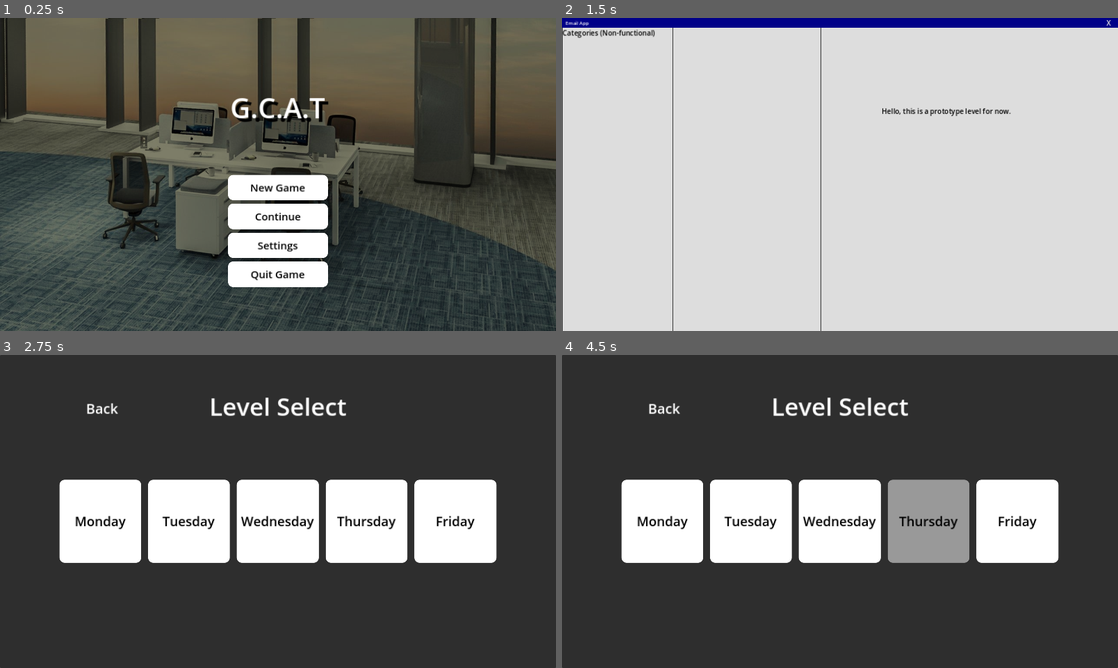
Above: before the commit, frames 1-4 (two rows, left to right).
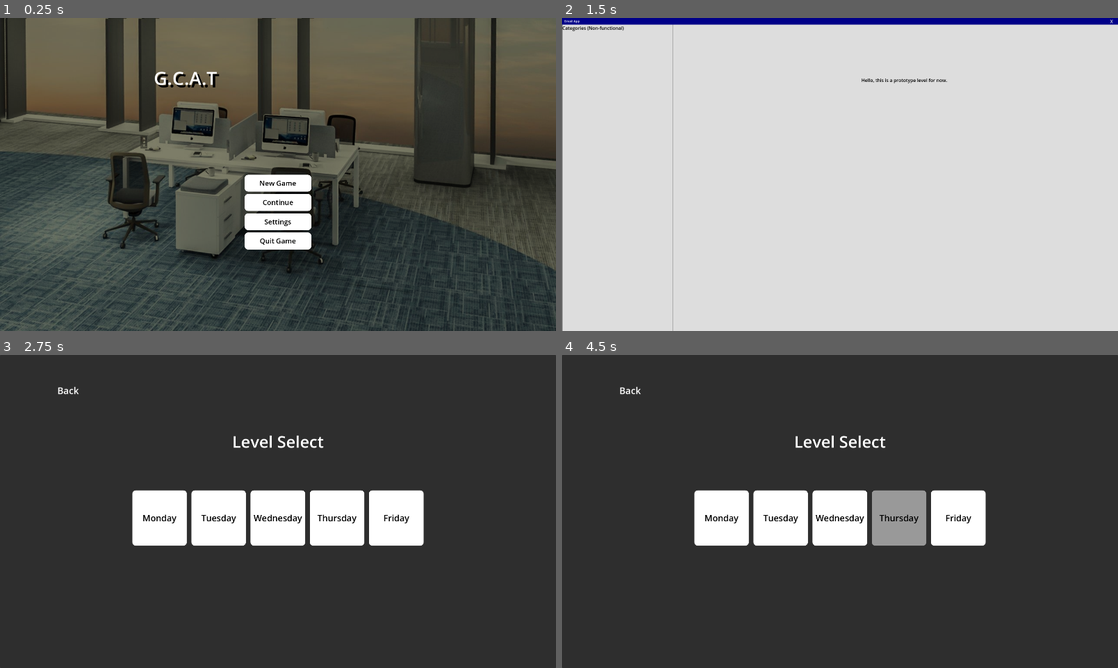
Above: after the commit, the same moments.

Repository: Wong-Kai-Lun/gamified-cybersecurity-awareness-training
Game: Godot game, scene res://main_menu/main_menu.tscn
Same seed, same stepped clock (60 frames per second), same inputs: the game is played once before the commit and once after it.
Inputs:
- Up to frame 1 (0.25 s): no input
- Up to frame 2 (1.5 s): click "New Game" at 0.5 s; click "Monday" at 1.25 s
- Up to frame 3 (2.75 s): click "X" at 2 s
- Up to frame 4 (4.5 s): click "Tuesday" at 2.75 s; click "Wednesday" at 3.5 s; click "Thursday" at 4.25 s

The runs differ from the first frame. In frame 1, 5.1% of the frame differs, in the area x 27-60%, y 17-86%; in frame 2, 2.2%; in frame 3, 15%; in frame 4, 16%, in the area x 10-90%, y 10-67%.

Commit message:
Update project.godot

Diff:
--- a/godot/project.godot
+++ b/godot/project.godot
@@ -17,9 +17,11 @@
 
 [display]
 
-window/size/viewport_width=1280
-window/size/viewport_height=720
-window/stretch/mode="canvas_items"
+window/size/viewport_width=1920
+window/size/viewport_height=1080
+window/size/mode=3
+window/stretch/mode="viewport"
+window/stretch/aspect="expand"
 
 [input]
 
